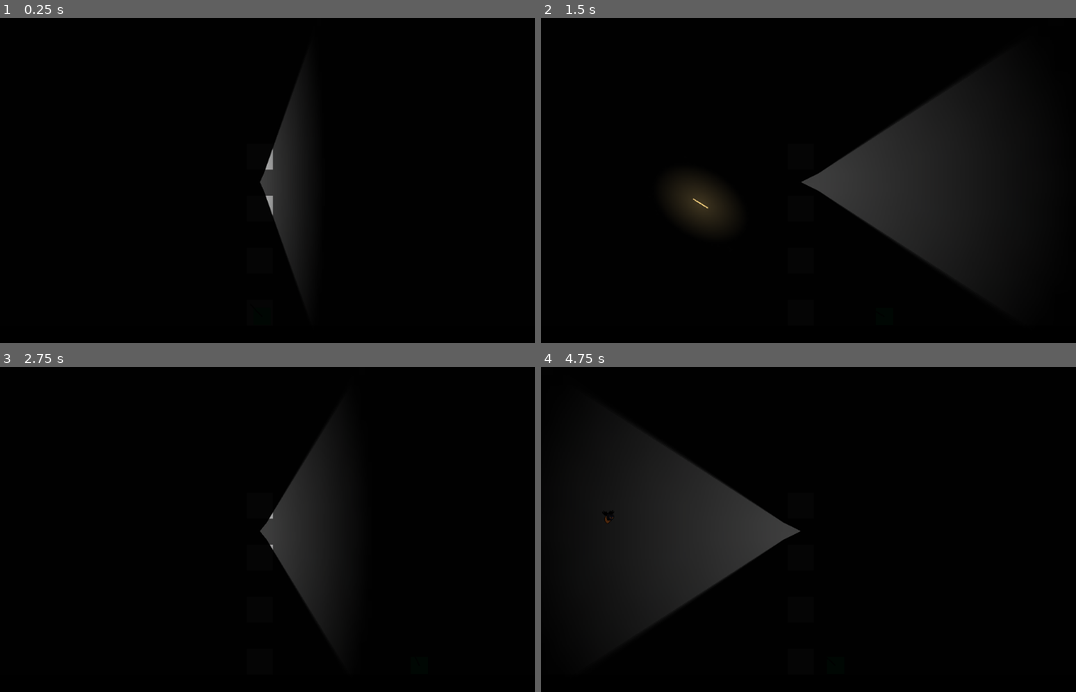
Above: before the commit, frames 1-4 (two rows, left to right).
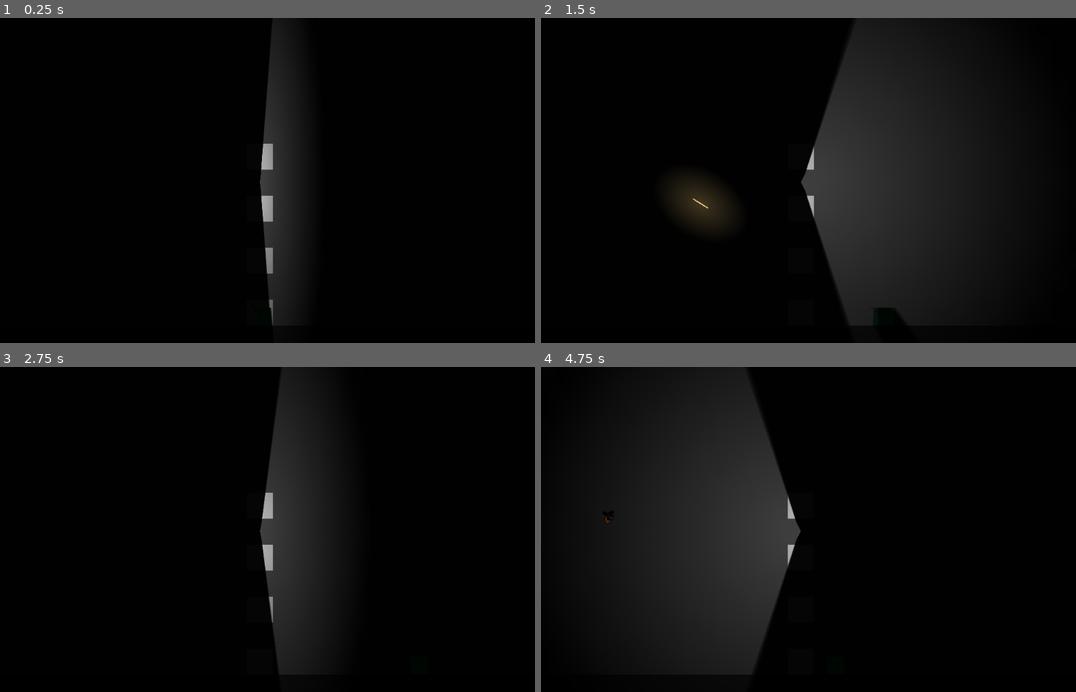
Above: after the commit, the same moments.

Repository: ZeeHatcher/Lighthouse
Game: Godot game, scene res://levels/TestLab.tscn
The game is run twice, just before and just after one commit, with the same random seed, the same clock (stepped at 60 frames per second) and the same inputs.
Inputs (mouse positions are in pixels of both pictures, inside the frame that each line leads up to):
- Up to frame 1 (0.25 s): no input
- Up to frame 2 (1.5 s): move the mouse to (920, 164) at 0.52 s; hold D (move_right) 0.53-1.28 s; click (920, 164) at 0.6 s; move the mouse to (690, 196) at 1.27 s; hold S (move_down) from 1.28 s (still down); click (690, 196) at 1.35 s
- Up to frame 3 (2.75 s): move the mouse to (315, 458) at 2.02 s; release S (move_down) at 2.03 s; hold D (move_right) from 2.03 s (still down); click (315, 458) at 2.1 s
- Up to frame 4 (4.75 s): move the mouse to (771, 594) at 2.77 s; release D (move_right) at 2.78 s; hold W (move_up) 2.78-3.53 s; click (771, 594) at 2.85 s; move the mouse to (969, 578) at 3.52 s; hold A (move_left) from 3.53 s (still down); click (969, 578) at 3.6 s; move the mouse to (631, 480) at 4.27 s; click (631, 480) at 4.35 s

The runs differ from the first frame. In frame 1, 2.6% of the frame differs, in the area x 48-55%, y 0-95%; in frame 2, 11%; in frame 3, 4.4%; in frame 4, 11%, in the area x 21-49%, y 0-95%.

Commit message:
change Beacon size and angle

Diff:
--- a/entities/Beacon/Beacon.tscn
+++ b/entities/Beacon/Beacon.tscn
@@ -4,7 +4,7 @@
 [ext_resource path="res://entities/Beacon/Node2D.gd" type="Script" id=2]
 
 [sub_resource type="OccluderPolygon2D" id=1]
-polygon = PoolVector2Array( 0, 0, 32, -16, -32, 0, 32, 16 )
+polygon = PoolVector2Array( 0, 0, 8, -16, 0, 0, 8, 16 )
 
 [node name="Beacon" type="Node2D"]
 script = ExtResource( 2 )
@@ -14,9 +14,20 @@
 occluder = SubResource( 1 )
 
 [node name="Light2D" type="Light2D" parent="."]
-position = Vector2( 8, 0 )
+position = Vector2( 3, 0 )
 scale = Vector2( 32, 32 )
 texture = ExtResource( 1 )
 shadow_enabled = true
 shadow_filter = 2
 shadow_filter_smooth = 10.0
+
+[node name="ColorRect" type="ColorRect" parent="."]
+margin_left = -626.0
+margin_top = -375.0
+margin_right = 698.0
+margin_bottom = 401.0
+color = Color( 0.298039, 0.298039, 0.298039, 1 )
+__meta__ = {
+"_edit_lock_": true,
+"_edit_use_anchors_": false
+}
--- a/levels/TestLab.tscn
+++ b/levels/TestLab.tscn
@@ -10,6 +10,9 @@
 
 [node name="TestLab" type="Node2D"]
 
+[node name="Beacon" parent="." instance=ExtResource( 4 )]
+position = Vector2( 512, 303 )
+
 [node name="Background" type="ColorRect" parent="."]
 margin_right = 1025.0
 margin_bottom = 589.0
@@ -17,9 +20,6 @@
 __meta__ = {
 "_edit_use_anchors_": false
 }
-
-[node name="Beacon" parent="Background" instance=ExtResource( 4 )]
-position = Vector2( 512, 303 )
 
 [node name="CanvasModulate" type="CanvasModulate" parent="."]
 color = Color( 0.0313726, 0.0313726, 0.0313726, 1 )
